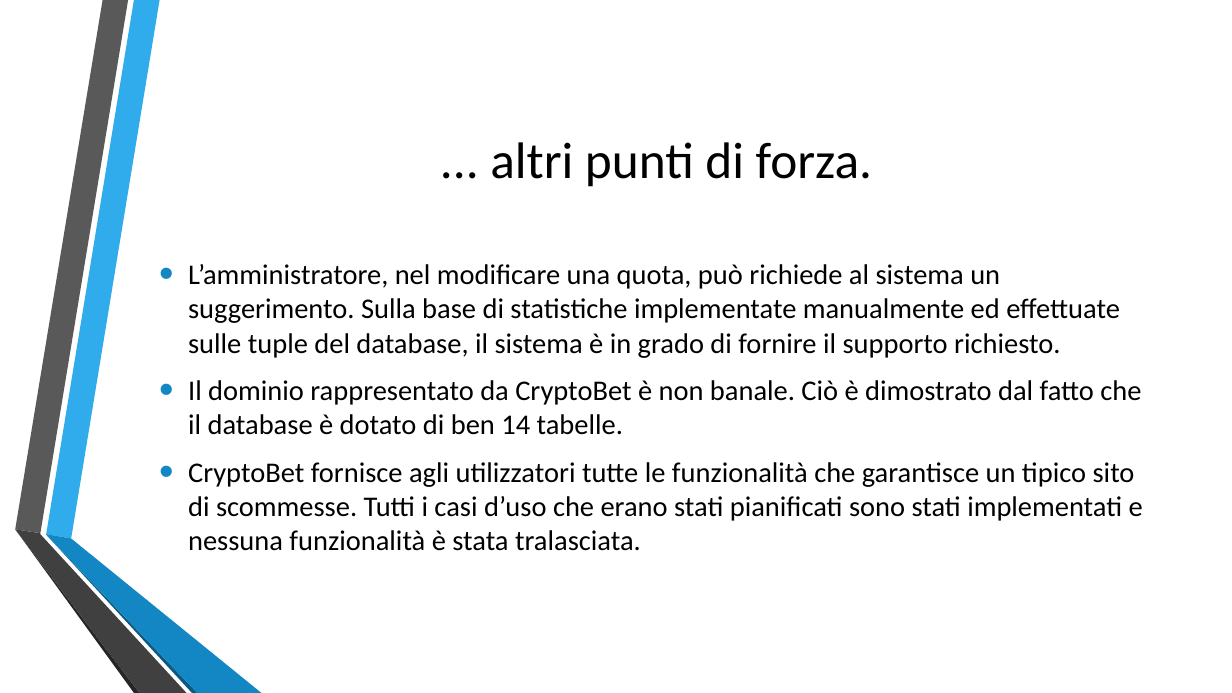
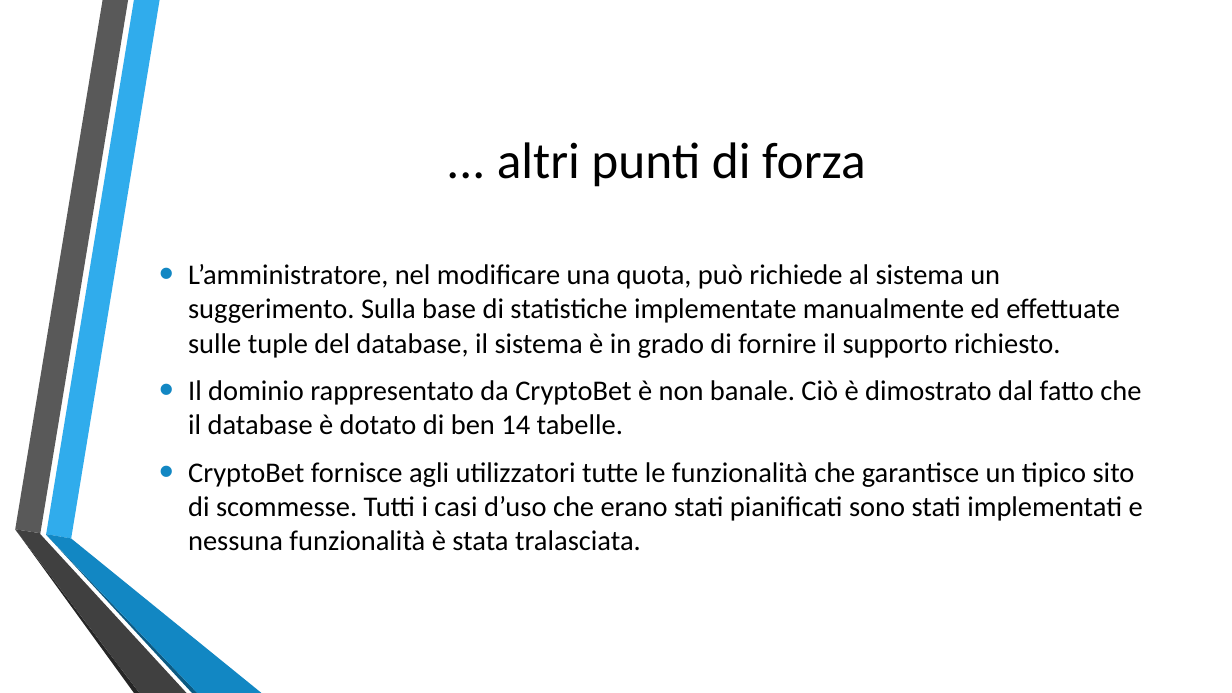
Before and after one commit to mattzav/CryptoBet, a slide deck: slide 11 of Documentazione/Presentazione siw/CryptoBet.pptx. Drawn at 1232x693 pixels with LibreOffice and Linux fonts; fonts in the diff are those of the drawing; background and template pictures are left out. Boxes give left, top, right and bottom in pixels: in the first picture for what was removed or moved away, otherwise in the second. Text is boxed around its words. In the diff, an @@ line names an element or a change of style, - is before the commit and + after.

```diff
--- a/Documentazione/Presentazione siw/CryptoBet.pptx
+++ b/Documentazione/Presentazione siw/CryptoBet.pptx
@@ title at box(497, 142, 865, 187): text changed @@
-... altri punti di forza.
+... altri punti di forza
```
Also in this commit, not shown: 1 slide added, 4 other files.
